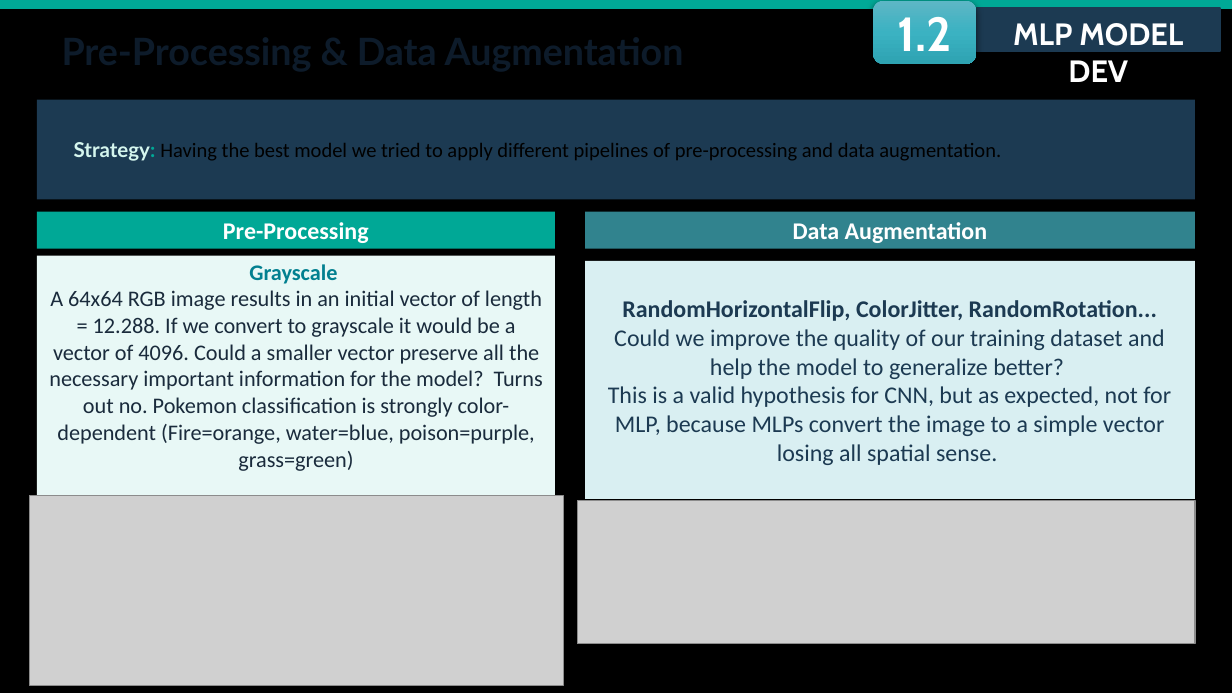
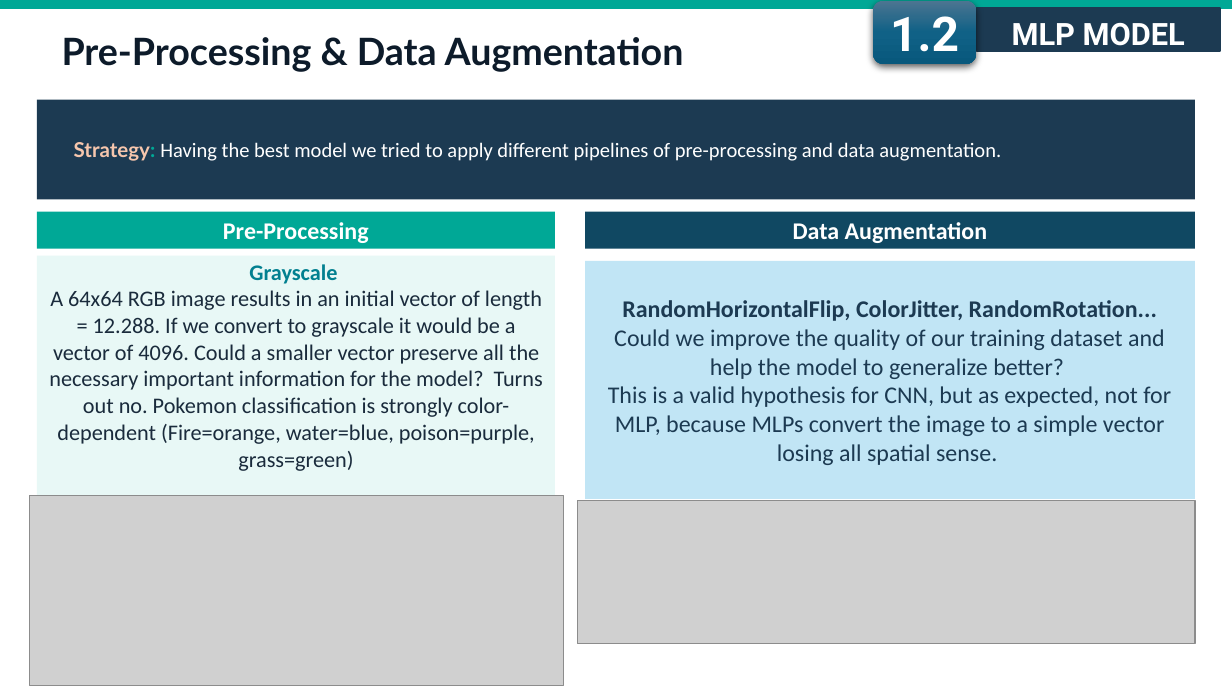
Before and after one commit to fmssilva/DL_Proj, a slide deck: slide 14 of assignment_1/task3/Task3_report.pptx. Drawn at 1232x693 pixels with LibreOffice and Linux fonts; fonts in the diff are those of the drawing; grey boxes stand for pictures. Boxes give left, top, right and bottom in pixels: in the first picture for what was removed or moved away, otherwise in the second. Text is boxed around its words. In the diff, an @@ line names an element or a change of style, - is before the commit and + after.

```diff
--- a/assignment_1/task3/Task3_report.pptx
+++ b/assignment_1/task3/Task3_report.pptx
@@ background #000000 to #FFFFFF @@
@@ rounded rectangle "1.2" at (873, 0, 977, 63): font Cabin to Roboto; fill gradient #5FB7C5 to #3BB3C3 to #2FA3B3 to gradient #4C7591 to #106287 to #09597D @@
@@ rectangle "MLP MODEL DEV" at (977, 9, 1221, 52): font Cabin to Roboto @@
@@ text added at (62, 37, 684, 72), 22 pt, text #0D1B2A, bold @@
+Pre-Processing & Data Augmentation
@@ text "Strategy: Having the best model ..." at (74, 142, 1001, 161): text colour #D5F6EE to #F6C6AD in "Strategy:"; text colour #000000 to #FFFFFF @@
@@ rectangle "Data Augmentation" at (585, 212, 1195, 249): fill #31828E to #104862 @@
@@ rectangle "RandomHorizontalFlip, ColorJitter, RandomRotation..." at (585, 261, 1195, 499): fill #D9EFF2 to #C1E5F5 @@
```
Also in this commit, not shown: 61 other slides changed, 2 other files.
